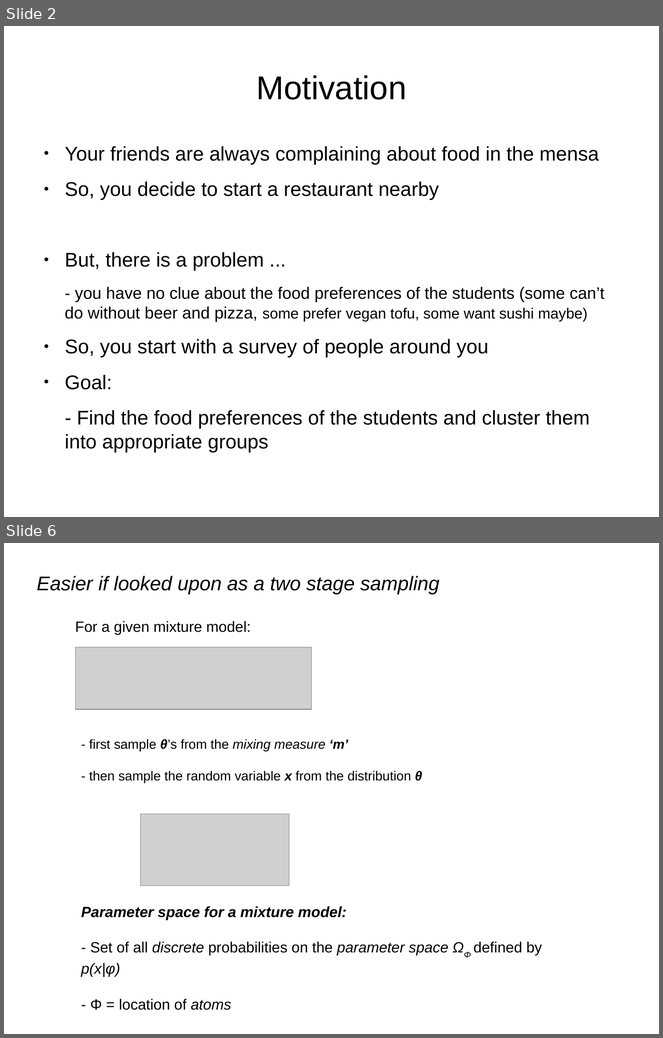
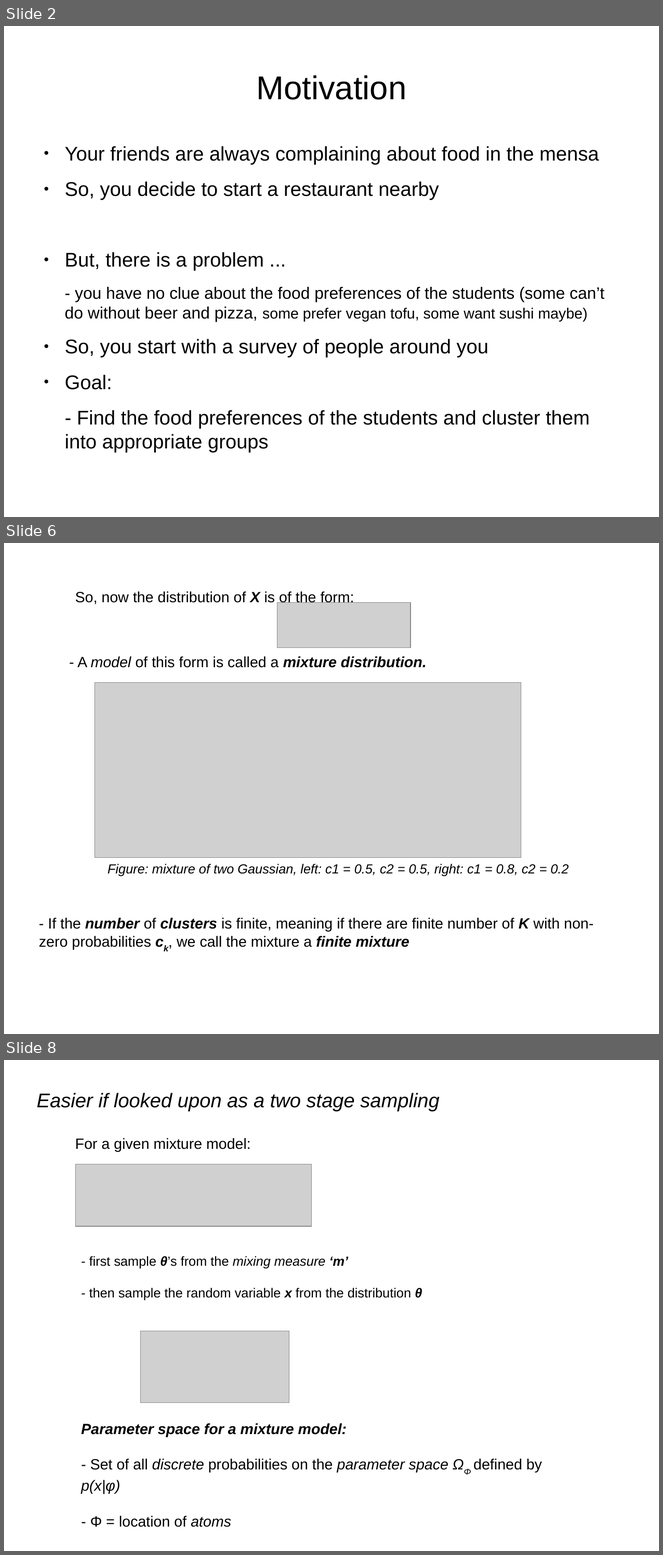
Before and after one commit to afcarl/Dirichlet_Processes, a slide deck: version_2.odp. Shown one above the other, each under a label of ours: slides 2 and 6 before the commit, slides 2, 6 and 8 after it; the slides between them are not shown. The pictures are 663x1038 and 663x1555 pixels, drawn with LibreOffice and Linux fonts; fonts in the diff are those of the drawing; grey boxes stand for pictures. Boxes give left, top, right and bottom in pixels: in the first picture for what was removed or moved away, otherwise in the second. Text is boxed around its words. In the diff, an @@ line names an element or a change of style, - is before the commit and + after.

```diff
--- a/version_2.odp
+++ b/version_2.odp
@@ slide 6 added at (4,543,659,1034), background #FFFFFF @@
@@ text added at (75,591,354,605), 18 pt, text #000000 @@
+So, now the distribution of X is of the form:
@@ picture added at (278,602,411,648) @@
@@ text added at (77,656,427,668), 18 pt, text #000000, italic @@
+- A model of this form is called a mixture distribution.
@@ picture added at (94,683,521,858) @@
@@ text added at (107,864,569,877), 16 pt, text #000000, italic @@
+Figure: mixture of two Gaussian, left: c1 = 0.5, c2 = 0.5, right: c1 = 0.8, c2 = 0.2
@@ text added at (39,918,594,950), 18 pt, text #000000 @@
+- If the number of clusters is finite, meaning if there are finite number of K with non-zero probabilities ck, we call the mixture a finite mixture
@@ what was slide 6 is now slide 8 @@
```
Also in this commit, not shown: 3 slides changed, 2 other slides added, 1 slide removed.
